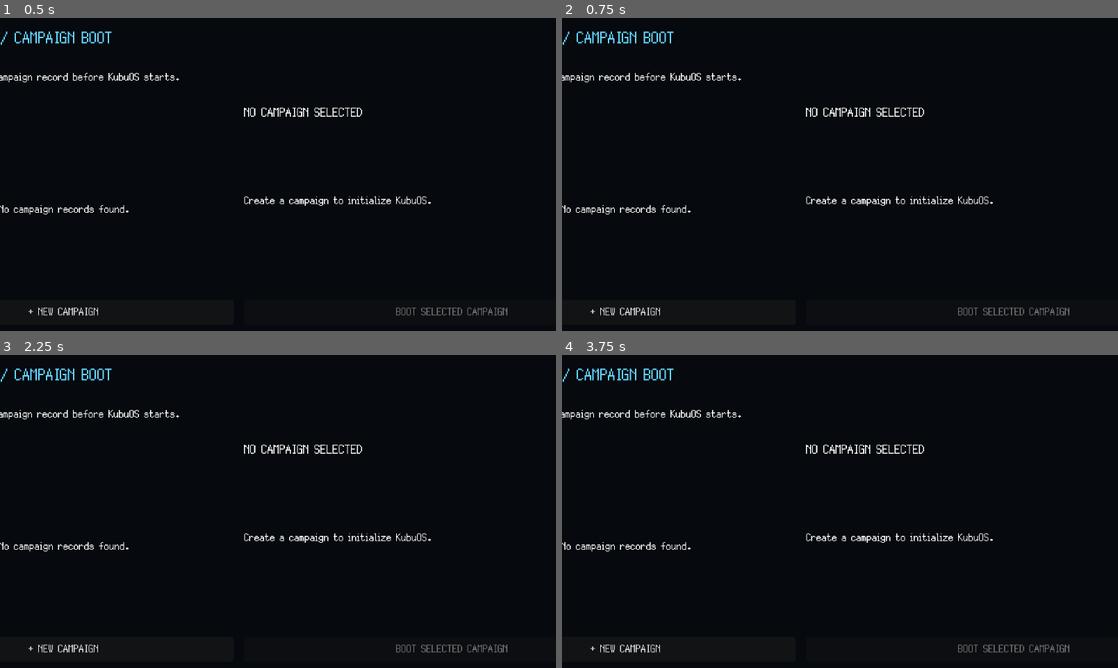
Above: before the commit, frames 1-4 (two rows, left to right).
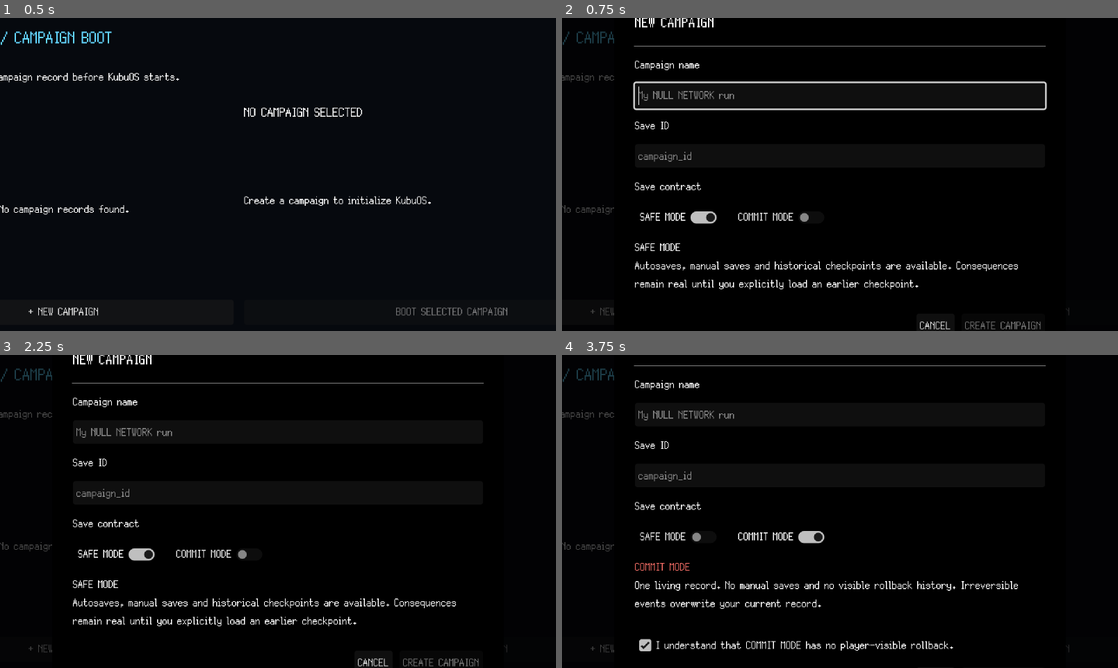
Above: after the commit, the same moments.

Repository: GYU-GAZE/NULL-NETWORK
Game: Godot game, scene res://core/bootstrap/bootstrap.tscn
The game is run twice, just before and just after one commit, with the same random seed, the same clock (stepped at 60 frames per second) and the same inputs. The engine's default icon, where the game draws it, is replaced by a stand-in: a white triangle on a blue panel in a dark square.
Inputs (mouse positions are in pixels of both pictures, inside the frame that each line leads up to):
- Up to frame 1 (0.5 s): no input
- Up to frame 2 (0.75 s): click "+ NEW CAMPAIGN" at 0.5 s
- Up to frame 3 (2.25 s): click "+ NEW CAMPAIGN" at 1.25 s; click (116, 555) at 2 s, where only the run after the commit has a clickable "SAFE MODE"
- Up to frame 4 (3.75 s): click (784, 555) at 2.75 s, where only the run after the commit has a clickable "COMMIT MODE"; click (840, 646) at 3.5 s, where only the run after the commit has a clickable "I understand that COMMIT MODE…"

Frame 1 is identical in both runs. In frame 2, 5.5% of the frame differs, in the area x 0-92%, y 0-100%; in frame 3, 4.5%; in frame 4, 4.4%.

Commit message:
fix(save): restore new campaign modal interaction

Diff:
--- a/systems/save/campaign_select.gd
+++ b/systems/save/campaign_select.gd
@@ -22,6 +22,7 @@
 @onready var error_label: Label = %ErrorLabel
 @onready var new_campaign_panel: NewCampaignPanel = %NewCampaignPanel
 @onready var modal_shade: ColorRect = %ModalShade
+@onready var modal_center: CenterContainer = $ModalCenter
 
 var _campaigns: Array[Dictionary] = []
 var _checkpoints: Array[Dictionary] = []
@@ -35,6 +36,7 @@
 	new_campaign_panel.create_requested.connect(_on_create_requested)
 	new_campaign_panel.cancelled.connect(_close_new_campaign)
 	modal_shade.hide()
+	modal_center.hide()
 	refresh_campaigns()
 
 
@@ -179,11 +181,15 @@
 
 
 func _open_new_campaign() -> void:
+	show_error("")
 	modal_shade.show()
+	modal_center.show()
 	new_campaign_panel.open()
 
 
 func _close_new_campaign() -> void:
+	new_campaign_panel.hide()
+	modal_center.hide()
 	modal_shade.hide()
 
 
